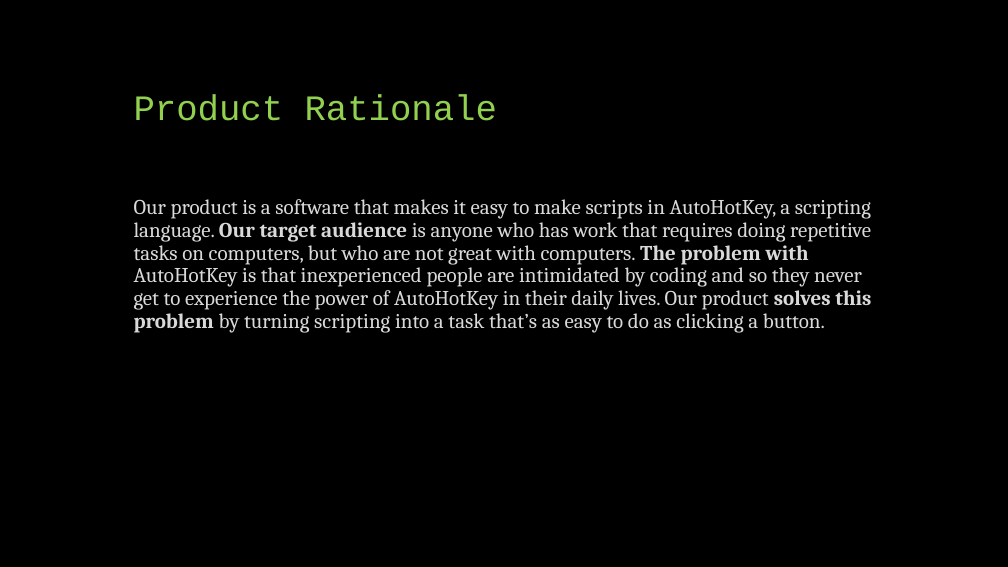
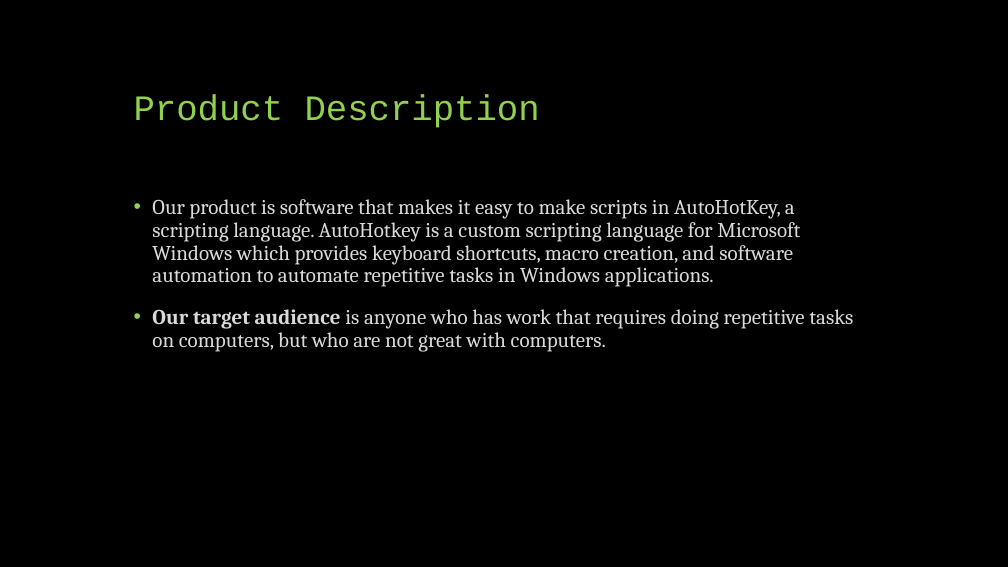
Before and after one commit to CS341-Group-2/sprint-1-presentation, a slide deck: slide 2 of Group 2 Introductory Presentation.pptx. Drawn at 1008x567 pixels with LibreOffice and Linux fonts; fonts in the diff are those of the drawing. Boxes give left, top, right and bottom in pixels: in the first picture for what was removed or moved away, otherwise in the second. Text is boxed around its words. In the diff, an @@ line names an element or a change of style, - is before the commit and + after.

```diff
--- a/Group 2 Introductory Presentation.pptx
+++ b/Group 2 Introductory Presentation.pptx
@@ title at [134,95,540,128]: text changed @@
-Product Rationale
+Product Description
@@ text at [152,199,853,352]: text changed @@
-Our product is a software that makes it easy to make scripts in AutoHotKey, a scripting language. Our target audience is anyone who has work that requires doing repetitive tasks on computers, but who are not great with computers. The problem with AutoHotKey is that inexperienced people are intimidated by coding and so they never get to experience the power of AutoHotKey in their daily lives. Our product solves this problem by turning scripting into a task that’s as easy to do as clicking a button.
+• Our product is software that makes it easy to make scripts in AutoHotKey, a scripting language. AutoHotkey is a custom scripting language for Microsoft Windows which provides keyboard shortcuts, macro creation, and software automation to automate repetitive tasks in Windows applications.
+• Our target audience is anyone who has work that requires doing repetitive tasks on computers, but who are not great with computers.
```
Also in this commit, not shown: 8 slides added, 2 slides removed.
